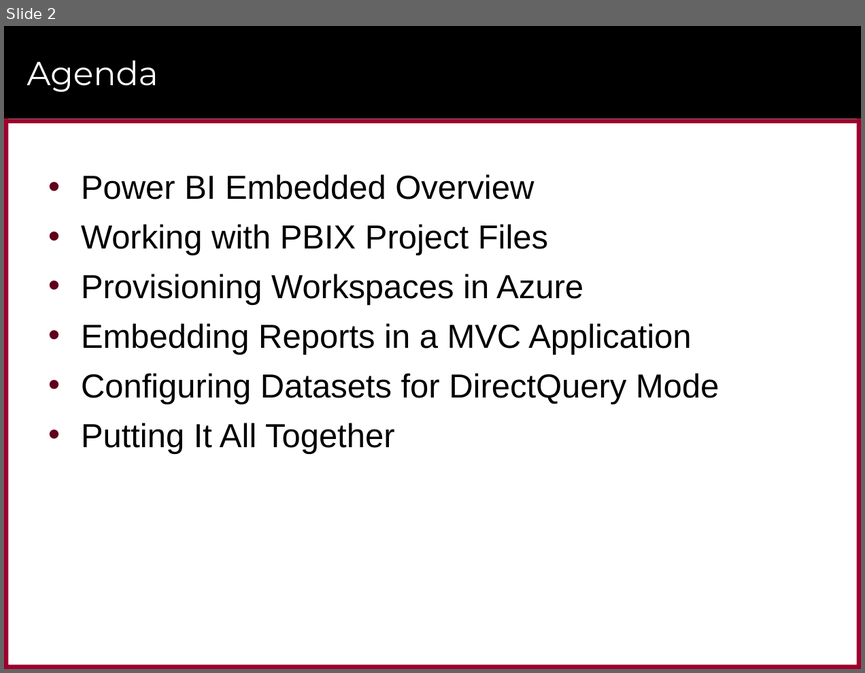
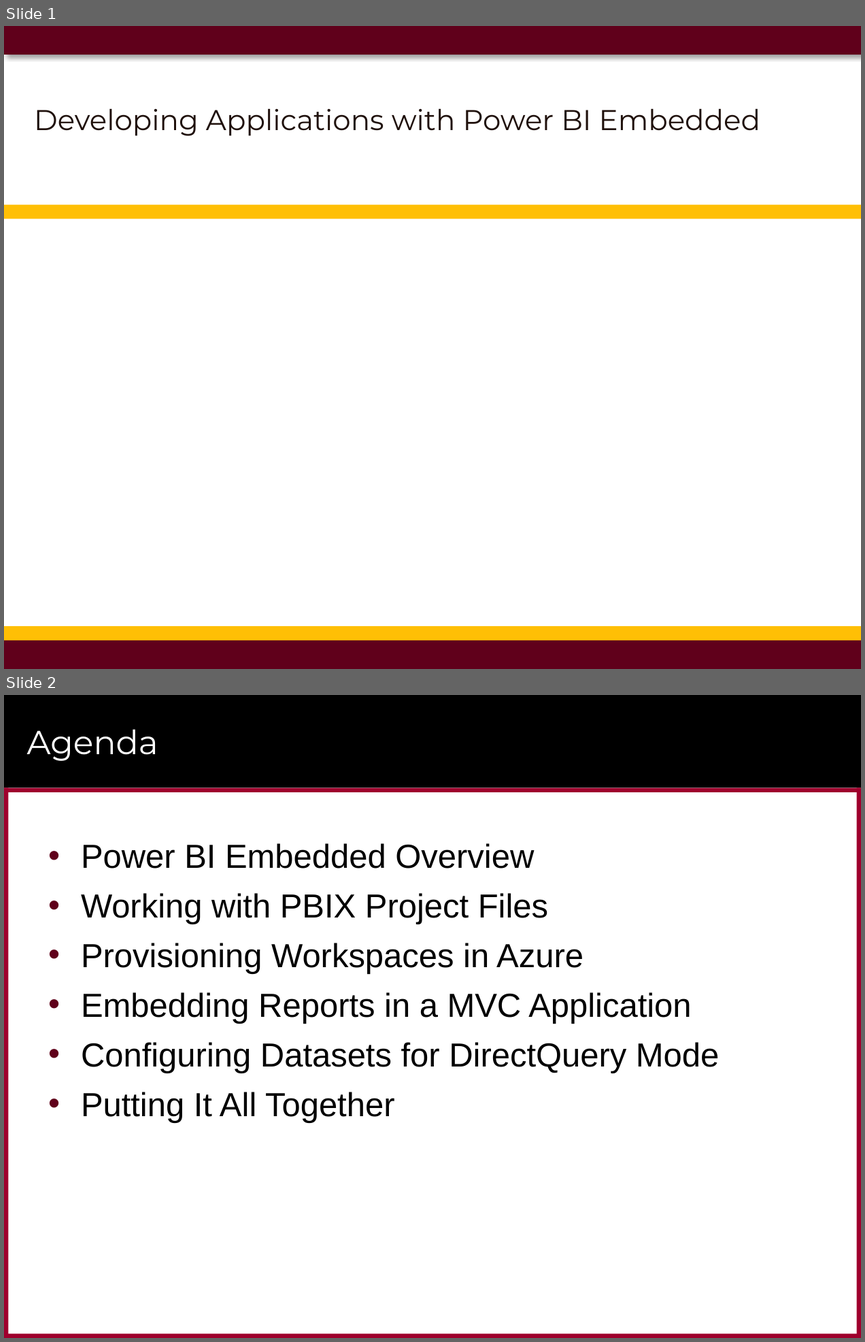
Before and after one commit to CriticalPathTraining/PBD365, a slide deck: Modules/11_PBIEmbeddedIntro/Slides.pptx. Shown one above the other, each under a label of ours: slide 2 before the commit, slides 1 and 2 after it. The pictures are 865x673 and 865x1342 pixels, drawn with LibreOffice and Linux fonts; fonts in the diff are those of the drawing; background and template pictures are left out. Boxes give left, top, right and bottom in pixels: in the first picture for what was removed or moved away, otherwise in the second. Text is boxed around its words. In the diff, an @@ line names an element or a change of style, - is before the commit and + after.

```diff
--- a/Modules/11_PBIEmbeddedIntro/Slides.pptx
+++ b/Modules/11_PBIEmbeddedIntro/Slides.pptx
@@ slide 1 added at bbox=[4, 26, 861, 669], background #FFFFFF @@
@@ rectangle added at bbox=[4, 26, 861, 55], fill #60001B @@
@@ title added at bbox=[34, 108, 760, 136], 24 pt, text #1F100B @@
+Developing Applications with Power BI Embedded
@@ rectangle added at bbox=[4, 204, 861, 219], fill #FFBF05 @@
@@ rectangle added at bbox=[4, 626, 861, 640], fill #FFBF05 @@
@@ rectangle added at bbox=[4, 640, 861, 669], fill #60001B @@
```
Also in this commit, not shown: 1 slide changed, 2 slides removed.
